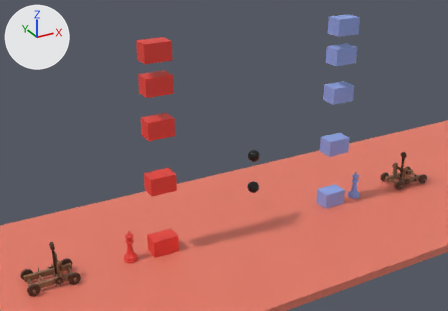
The glTF model public/assets/level2.glb, before and after one commit.
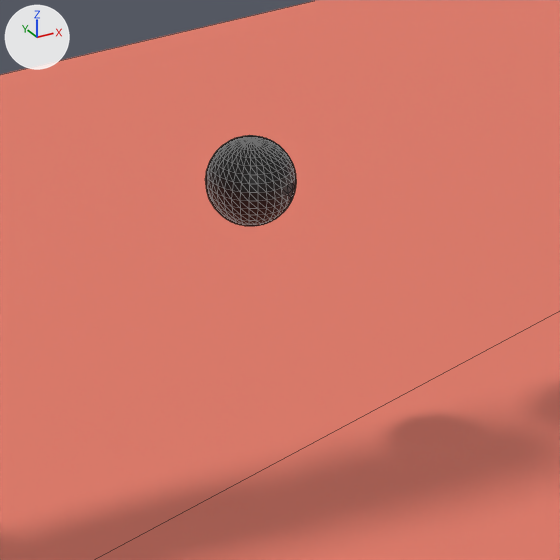
The first picture shows the older version from a camera (50 mm lens) standing at (-35.5, -57.2, 38.9) and looking at (-3.6, 0.8, 9.9). The close-ups show the older and then the newer version on the part from 49% to 65% of the width and 53% to 76% of the height of that picture. Only the edits that show in the close-ups are written down. The axes (+X, +Y, +Z) are drawn at upper left. The lights are the same throughout. The close-ups show mesh edges as thin lines. Objects named as collision shapes, trigger or cutter boxes, shadow casters or lower levels of detail are left out. Where no turn or scale is listed for an object, it has been applied to the vertices.

In view in the first close-up: 'Plane-ColVis', 'missile-ColVis.001'.
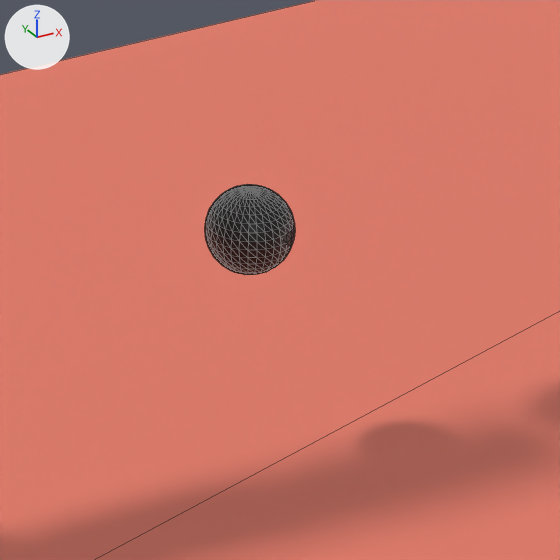
Where the change shows, as pixel boxes (x1, y1, x2, y2) in the close-ups (560 x 560 px):
'missile-ColVis.001', moved: before (205, 135, 296, 226); after (205, 184, 295, 275)

The edits, one by one:
Object 'missile-ColVis.001' (ob_missile_colvis_001) moves from (0.0, 0.0, 5.27) to (0.0, 0.0, 4.43).
